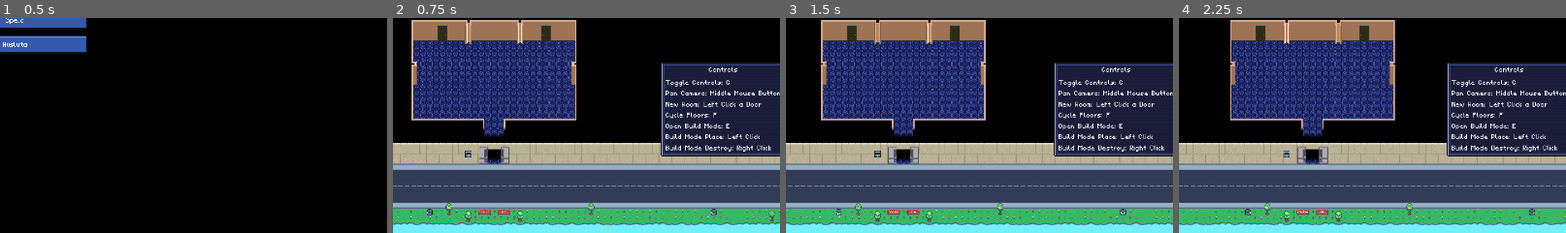
Above: before the commit, frames 1-4 (left to right).
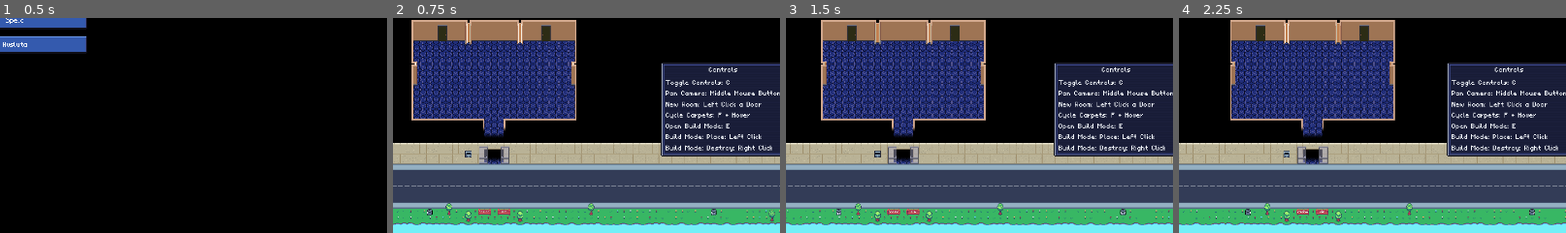
Above: after the commit, the same moments.

Repository: mittNamnStartarInteMedEtt-E/gamejam-simulator
Game: Godot game, scene res://main_game.tscn
Two runs of this game, one before a commit and one after it. Both use one fixed random seed, a clock stepped at 60 frames per second and the inputs below.
Inputs (mouse positions are % of the whole screen's width and height, from its top left):
- Up to frame 1 (0.5 s): no input
- Up to frame 2 (0.75 s): click "Spela" at 0.5 s
- Up to frame 3 (1.5 s): tap A (move_left) at 1.25 s; drag from (60, 75) to (60, 27) at 1.27 s
- Up to frame 4 (2.25 s): tap A (move_left) at 2 s; drag from (49, 75) to (45, 70) at 2.02 s
The pictures show only the part of the screen within x 48-98%, y 50-100%; the shares and areas given below are measured in that part.

Frame 1 is identical in both runs. In frame 2, 0.7% of the frame differs, in the area x 75-98%, y 43-63%; in frame 3, 0.7%; in frame 4, 0.7%.

Commit message:
Clarify controls

Diff:
--- a/ui/hud.tscn
+++ b/ui/hud.tscn
@@ -84,7 +84,7 @@
 text = "Toggle Controls: C
 Pan Camera: Middle Mouse Button
 New Room: Left Click a Door
-Cycle Floors: F
+Cycle Carpets: F + Hover
 Open Build Mode: E
-Build Mode Place: Left Click
-Build Mode Destroy: Right Click"
+Build Mode: Place: Left Click
+Build Mode: Destroy: Right Click"
